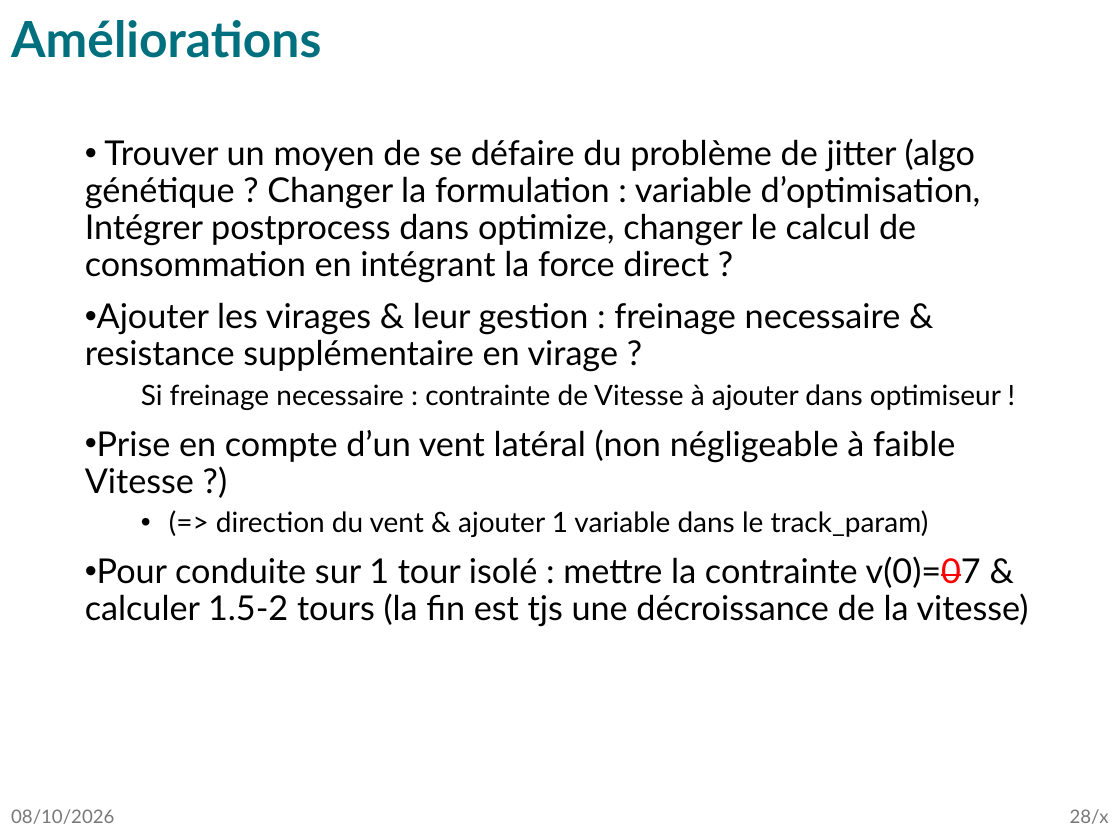
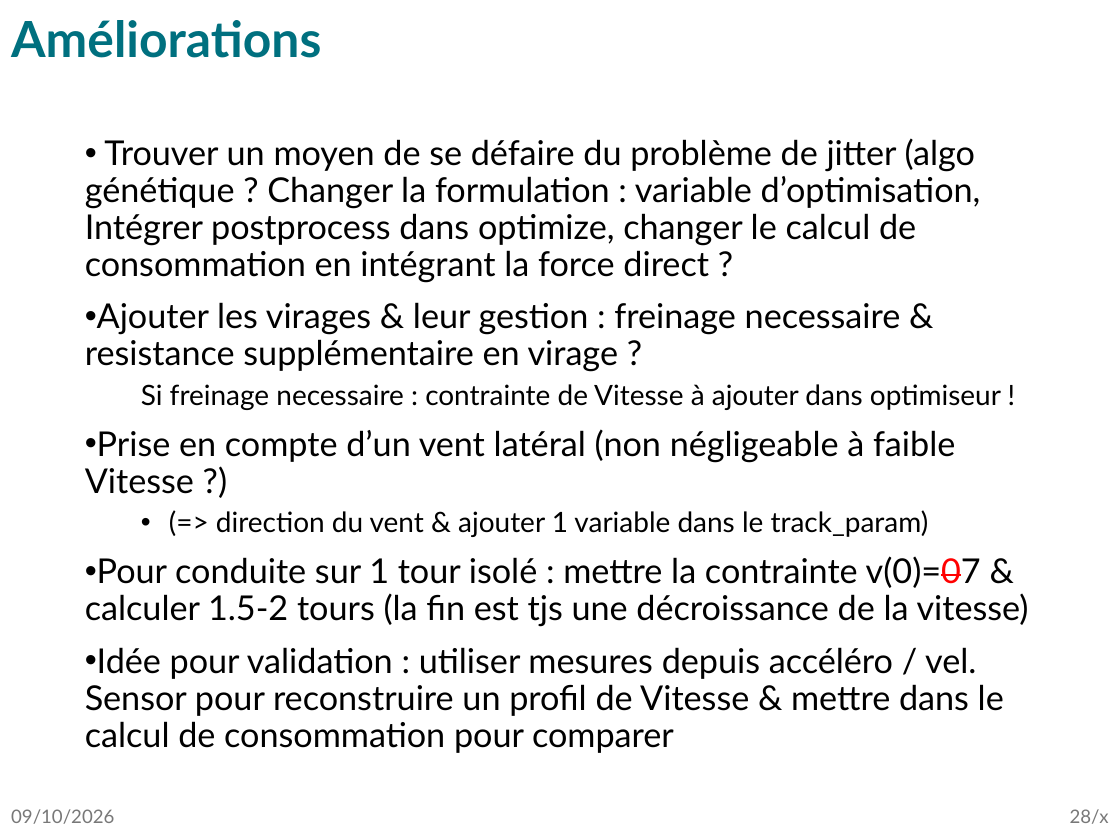
Before and after one commit to tomBeauve/ShellEcoLiege, a slide deck: slide 28 of Efficiency_calculator/SEM_lapTime_consumption.pptx. Drawn at 1120x840 pixels with LibreOffice and Linux fonts; fonts in the diff are those of the drawing. Boxes give left, top, right and bottom in pixels: in the first picture for what was removed or moved away, otherwise in the second. Text is boxed around its words. In the diff, an @@ line names an element or a change of style, - is before the commit and + after.

```diff
--- a/Efficiency_calculator/SEM_lapTime_consumption.pptx
+++ b/Efficiency_calculator/SEM_lapTime_consumption.pptx
@@ text at bbox=[85, 647, 1004, 753]: paragraph added @@
+• Idée pour validation : utiliser mesures depuis accéléro / vel. Sensor pour reconstruire un profil de Vitesse & mettre dans le calcul de consommation pour comparer
@@ text at bbox=[11, 809, 114, 824]: text changed @@
-08/10/2026
+09/10/2026
```
Also in this commit, not shown: 27 other slides changed, 7 other files.
